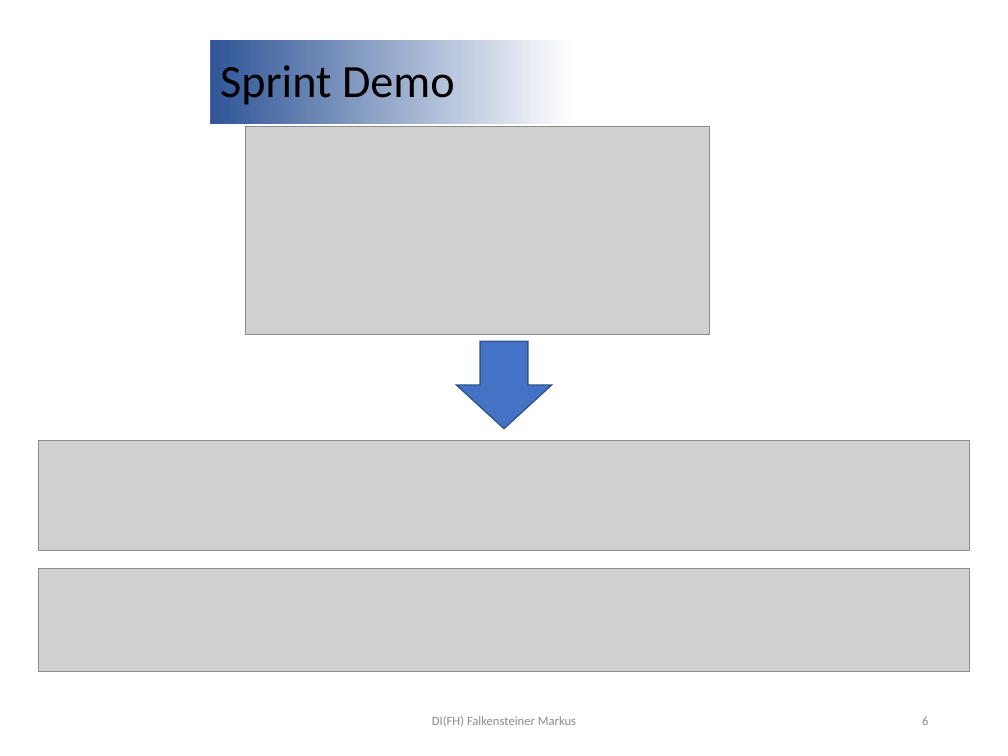
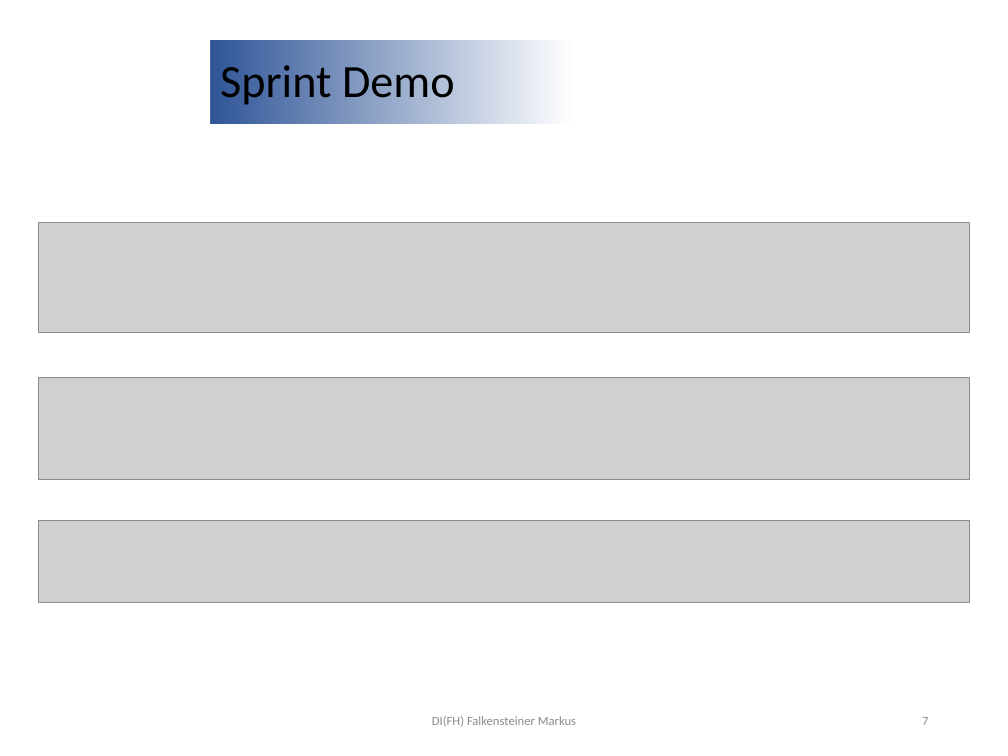
Before and after one commit to DavareDavare/T1_TableCast, a slide deck: slide 7 of Scrum_Unterlagen/Reviews/Sprint01_Review.pptx (slide 6 before the commit). Drawn at 1008x756 pixels with LibreOffice and Linux fonts; fonts in the diff are those of the drawing; grey boxes stand for pictures; background and template pictures are left out. Boxes give left, top, right and bottom in pixels: in the first picture for what was removed or moved away, otherwise in the second. Text is boxed around its words. In the diff, an @@ line names an element or a change of style, - is before the commit and + after.

Commit message:
Update

```diff
--- a/Scrum_Unterlagen/Reviews/Sprint01_Review.pptx
+++ b/Scrum_Unterlagen/Reviews/Sprint01_Review.pptx
@@ picture removed at <box>246,126,711,335</box> @@
@@ picture: place and size @@
-picture at <box>38,440,969,551</box>
+picture at <box>38,222,969,333</box>
@@ right arrow removed at <box>457,341,552,429</box> @@
@@ picture: place and size @@
-picture at <box>38,569,969,671</box>
+picture at <box>38,377,969,480</box>
@@ picture added at <box>38,521,969,603</box> @@
@@ page number at <box>922,717,928,725</box>: text changed @@
-6
+7
```
Also in this commit, not shown: 1 slide added.
